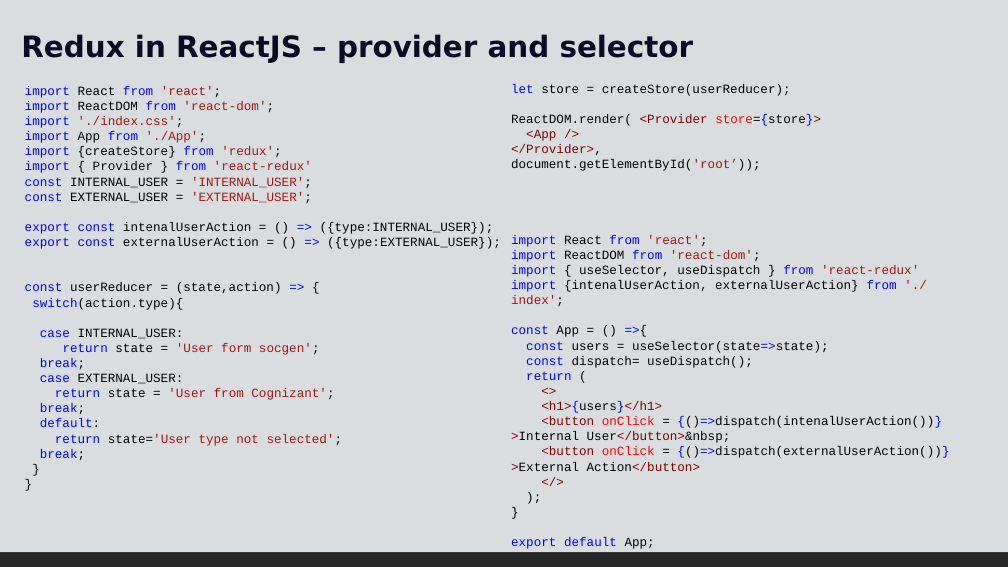
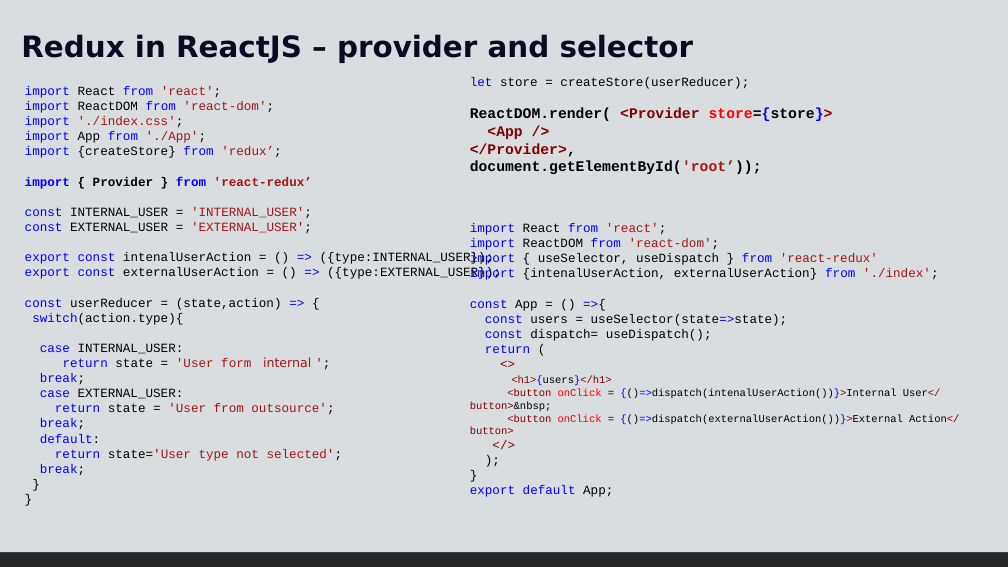
Before and after one commit to bharathi2k6/Learn_React, a slide deck: slide 5 of doc/React-5.pptx (slide 6 before the commit). Drawn at 1008x567 pixels with LibreOffice and Linux fonts; fonts in the diff are those of the drawing. Boxes give left, top, right and bottom in pixels: in the first picture for what was removed or moved away, otherwise in the second. Text is boxed around its words. In the diff, an @@ line names an element or a change of style, - is before the commit and + after.

Commit message:
all redux

```diff
--- a/doc/React-5.pptx
+++ b/doc/React-5.pptx
@@ text "let store = createStore(userReducer);": place and size @@
-text "let store = createStore(userReducer);" at [511,84,949,549]
+text "let store = createStore(userReducer);" at [470,77,959,497]
@@ text at [470,108,959,434]: size 12 to 14 pt, bold on in "ReactDOM.render( <Provider store={store}>", "<App />", "</Provider>,", "document.getElementById('root’));"; size 12 to 10 pt in "<h1>{users}</h1>", "<button onClick = {()=>dispatch(intenalUserAction())}>Intern ...", "<button onClick = {()=>dispatch(externalUserAction())}>Exter ..." @@
@@ text at [25,146,312,189]: text changed; bold on @@
-import {createStore} from 'redux';
-import { Provider } from 'react-redux'
+import {createStore} from 'redux’;
+import { Provider } from 'react-redux’
@@ text at [63,357,311,367]: text changed @@
-return state = 'User form socgen';
+return state = 'User form internal ';
@@ text at [55,403,334,414]: text changed @@
-return state = 'User from Cognizant';
+return state = 'User from outsource';
@@ text at [470,485,613,497]: text changed @@
-}
-export default App;
+}
+export default App;
```
Also in this commit, not shown: 7 other slides changed, 4 slides added, 3 slides removed, 30 other files.
